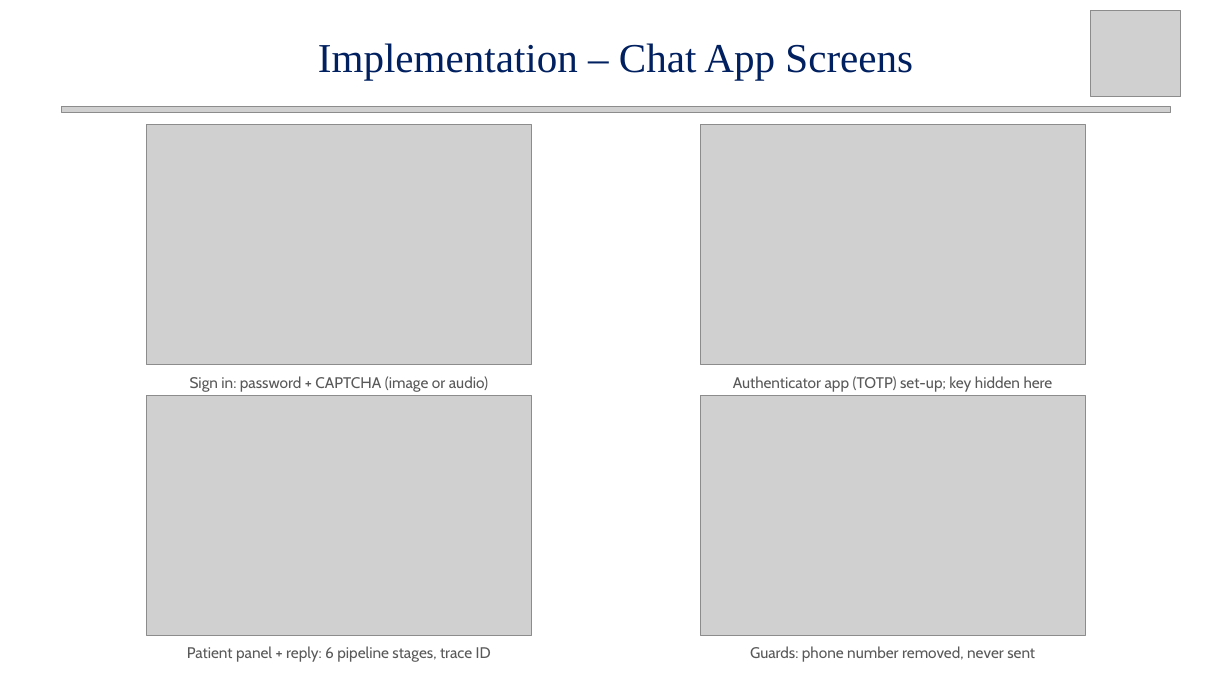
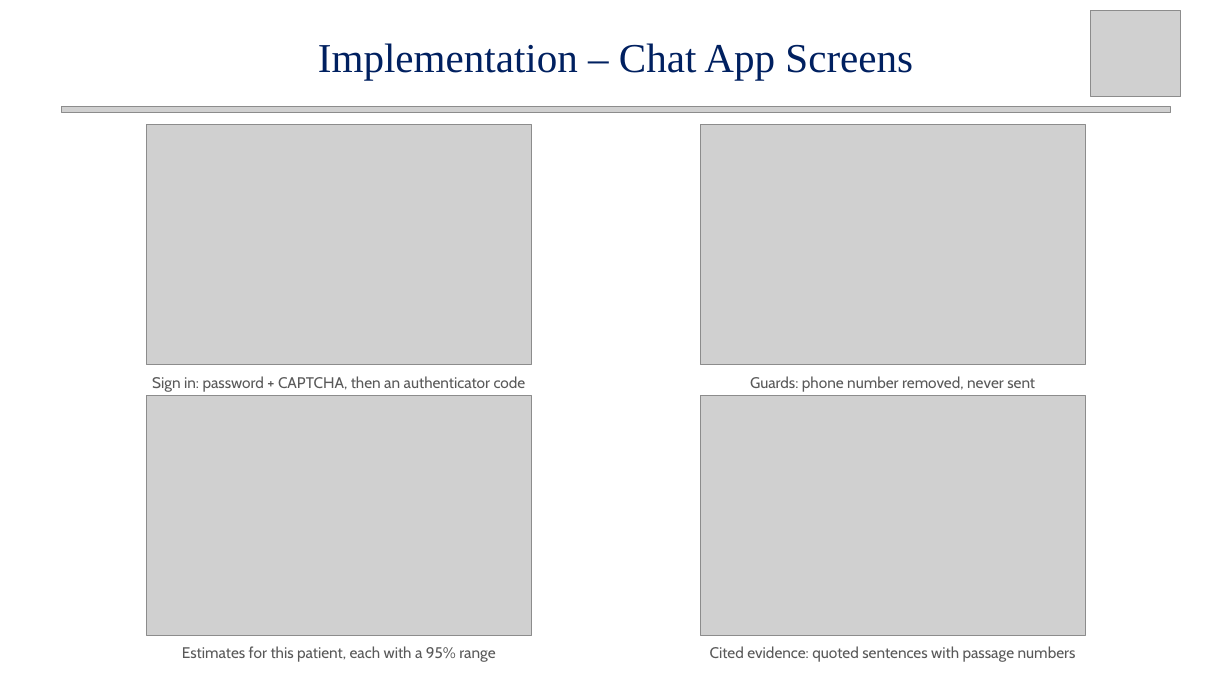
Before and after one commit to Rhian-Roy/DiaCausal-CDSS, a slide deck: slide 26 of docs/midsem/Intelligent_Diabetes_CDSS_MidSem_updated.pptx (slide 25 before the commit). Drawn at 1232x693 pixels with LibreOffice and Linux fonts; fonts in the diff are those of the drawing; grey boxes stand for pictures. Boxes give left, top, right and bottom in pixels: in the first picture for what was removed or moved away, otherwise in the second. Text is boxed around its words. In the diff, an @@ line names an element or a change of style, - is before the commit and + after.

```diff
--- a/docs/midsem/Intelligent_Diabetes_CDSS_MidSem_updated.pptx
+++ b/docs/midsem/Intelligent_Diabetes_CDSS_MidSem_updated.pptx
@@ text at (152,376,526,392): text changed @@
-Sign in: password + CAPTCHA (image or audio)
+Sign in: password + CAPTCHA, then an authenticator code
@@ text "Guards: phone number removed, never ...": place and size @@
-text "Guards: phone number removed, never ..." at (750,646,1035,662)
+text "Guards: phone number removed, never ..." at (750,376,1035,392)
@@ text removed at (733,376,1053,392) @@
-Authenticator app (TOTP) set-up; key hidden here
@@ text at (182,646,495,662): text changed @@
-Patient panel + reply: 6 pipeline stages, trace ID
+Estimates for this patient, each with a 95% range
@@ text added at (710,646,1076,662), 12 pt, text #595959 @@
+Cited evidence: quoted sentences with passage numbers
```
Also in this commit, not shown: 9 other slides changed, 1 slide added, 21 other files.
